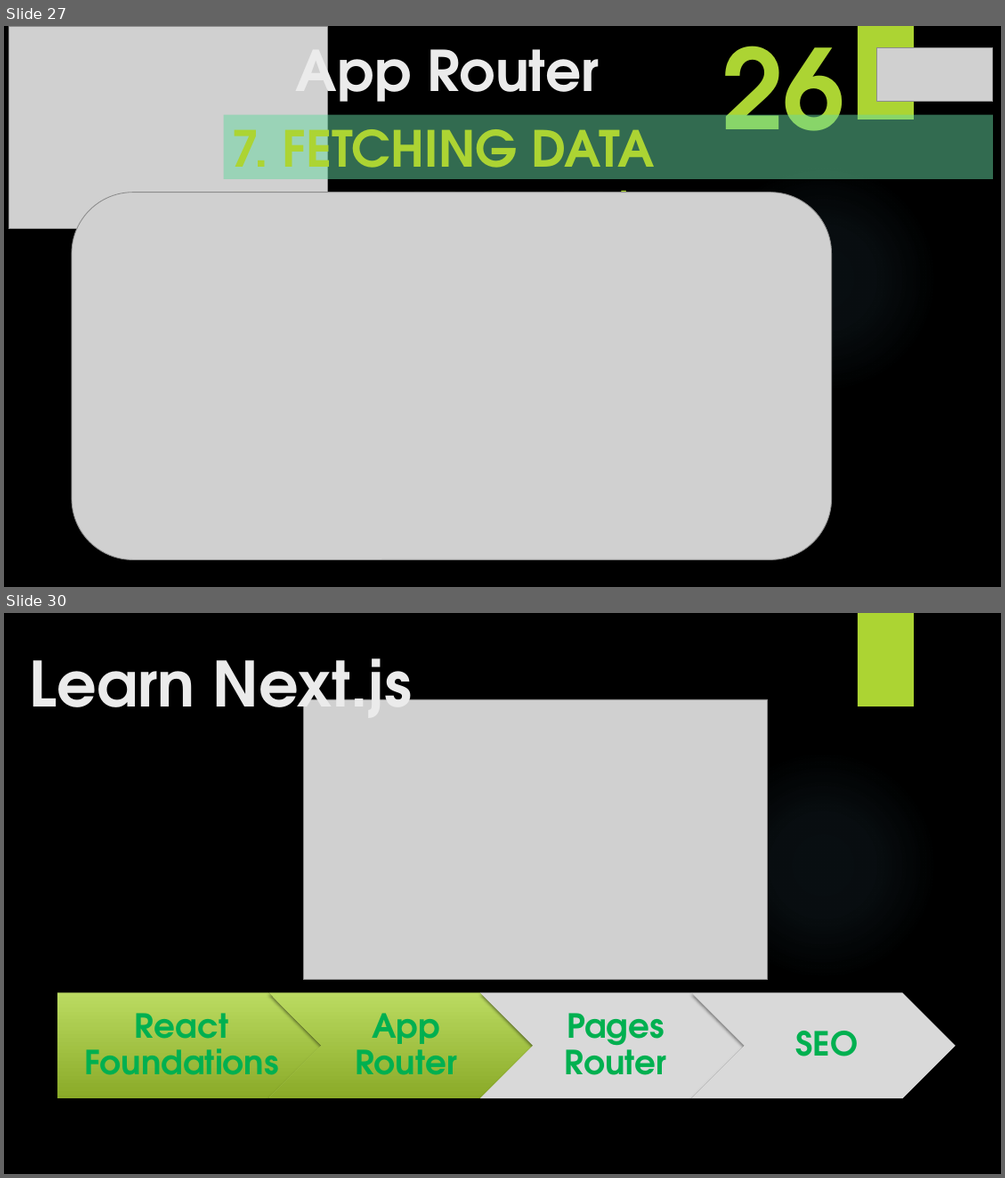
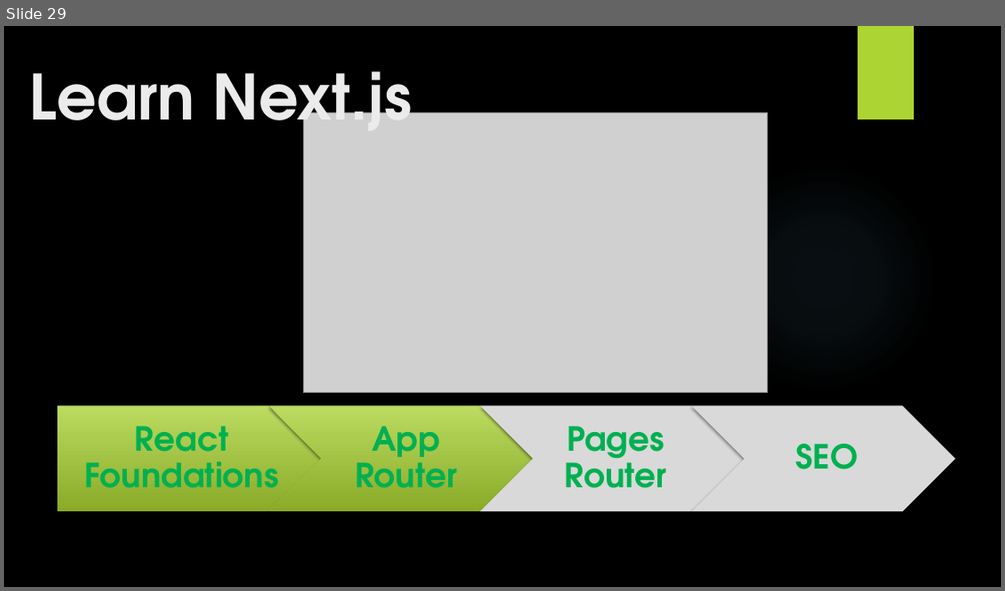
Before and after one commit to yasenstar/learn_javascript, a slide deck: learn_nextjs/2_App_Router/App_Router.pptx. Shown one above the other, each under a label of ours: slides 27 and 30 before the commit, slide 29 after it; the slides between them are not shown. The pictures are 1005x1178 and 1005x591 pixels, drawn with LibreOffice and Linux fonts; fonts in the diff are those of the drawing; grey boxes stand for pictures; background and template pictures are left out. Boxes give left, top, right and bottom in pixels: in the first picture for what was removed or moved away, otherwise in the second. Text is boxed around its words. In the diff, an @@ line names an element or a change of style, - is before the commit and + after.

```diff
--- a/learn_nextjs/2_App_Router/App_Router.pptx
+++ b/learn_nextjs/2_App_Router/App_Router.pptx
@@ slide 27 removed at [4, 26, 1001, 587], background picture (left out); not listed: 2 template elements that a slide beside it also shows @@
@@ picture removed at [8, 26, 327, 229] @@
@@ title removed at [296, 30, 599, 114] @@
-App Router
@@ text removed at [721, 26, 845, 131] @@
-26
@@ picture removed at [877, 48, 993, 102] @@
@@ subtitle removed at [224, 115, 994, 179] @@
-7. FETCHING DATA
@@ text removed at [231, 179, 675, 192] @@
-7.7 Parallel data fetching
@@ picture removed at [72, 192, 831, 559] @@
@@ what was slide 30 is now slide 29 @@
```
Also in this commit, not shown: 3 slides changed, 18 other files.
